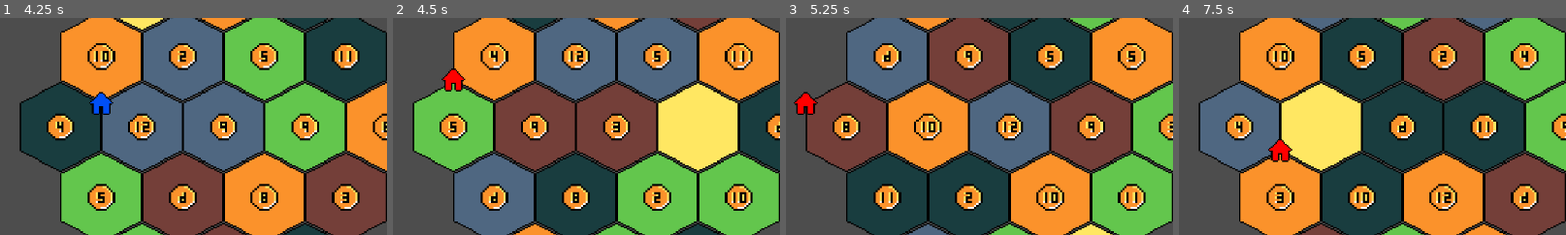
Above: before the commit, frames 1-4 (left to right).
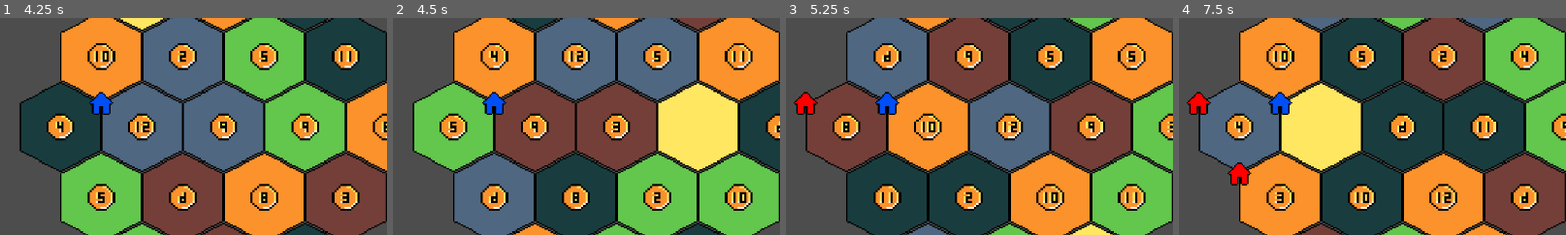
Above: after the commit, the same moments.

Repository: LeoBasov/settlers
Game: Godot game, scene res://src/game/game.tscn
The game is run twice, just before and just after one commit, with the same random seed, the same clock (stepped at 60 frames per second) and the same inputs.
Inputs (mouse positions are % of the whole screen's width and height, from its top left):
- Up to frame 1 (4.25 s): click "Next Player" at 0.5 s; click "Next Player" at 1.25 s; click "Next Player" at 2 s; click "Next Round" at 2.75 s; tap Enter at 3.5 s; move the mouse to (34, 45) at 3.52 s; click (34, 45) at 3.6 s
- Up to frame 2 (4.5 s): tap R (reset) at 4.25 s; move the mouse to (29, 39) at 4.27 s; click (29, 39) at 4.35 s
- Up to frame 3 (5.25 s): tap R (reset) at 5 s; move the mouse to (24, 45) at 5.02 s; click (24, 45) at 5.1 s
- Up to frame 4 (7.5 s): tap R (reset) at 5.75, 6.5, 7.25 s; move the mouse to (24, 55) at 5.77 s; click (24, 55) at 5.85 s; move the mouse to (29, 61) at 6.52 s; click (29, 61) at 6.6 s; move the mouse to (34, 55) at 7.27 s; click (34, 55) at 7.35 s
The pictures show only the part of the screen within x 21-71%, y 25-75%; the shares and areas given below are measured in that part.

Frame 1 is identical in both runs. In frame 2, 0.9% of the frame differs, in the area x 12-30%, y 23-45%; in frame 3, 0.4%; in frame 4, 1.7%, in the area x 2-30%, y 33-78%.

Commit message:
implemented free settlements

Diff:
--- a/Settlers/src/board/building.gd
+++ b/Settlers/src/board/building.gd
@@ -13,7 +13,7 @@
 func _physics_process(delta: float) -> void:
 	if check_cost() and not build and Input.is_action_just_pressed("left_click") and $BuildingSprite.visible:
 		build = true
-		get_tree().get_nodes_in_group("players")[owning_palyer].modify_resources_dict(settlement_cost)
+		pay()
 		get_tree().call_group("buildings", "check_neighbours", position)
 
 		for tile in get_tree().get_nodes_in_group("tiles"):
@@ -41,11 +41,23 @@
 			availible = false
 
 func check_cost() -> bool:
-	var plr_res = get_tree().get_nodes_in_group("players")[owning_palyer].resources
+	var player = get_tree().get_nodes_in_group("players")[owning_palyer]
+	var plr_res = player.resources
 	var valid: bool = true
+
+	if player.free_settlement > 0:
+		return true
 
 	for key in settlement_cost.keys():
 		var id: int = resources_dict.word2num(key)
 		valid =  valid and (plr_res[id] >= settlement_cost[key])
 
 	return valid
+
+func pay() -> void:
+	var player = get_tree().get_nodes_in_group("players")[owning_palyer]
+
+	if player.free_settlement > 0:
+		player.free_settlement -= 1
+	else:
+		player.modify_resources_dict(settlement_cost)
--- a/Settlers/src/data/player.gd
+++ b/Settlers/src/data/player.gd
@@ -1,6 +1,8 @@
 extends Node
 
 @export var color: Color = Color.RED
+@export var free_settlement: int = 2
+
 var resources_dict: = Resources.new()
 var resources: Array = []
 
